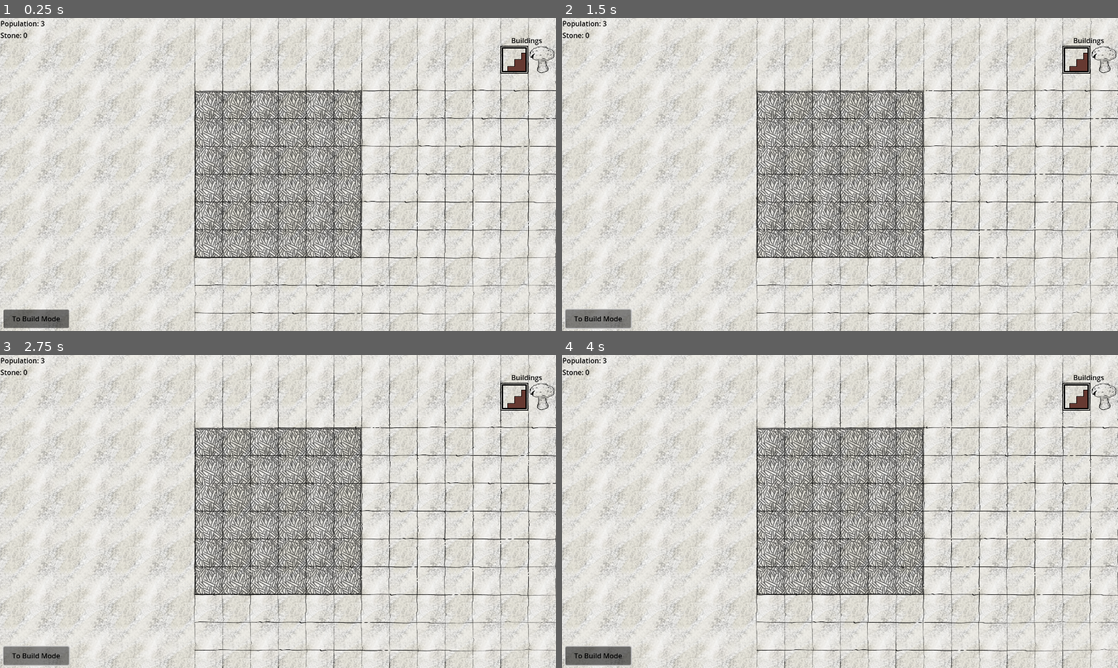
Above: before the commit, frames 1-4 (two rows, left to right).
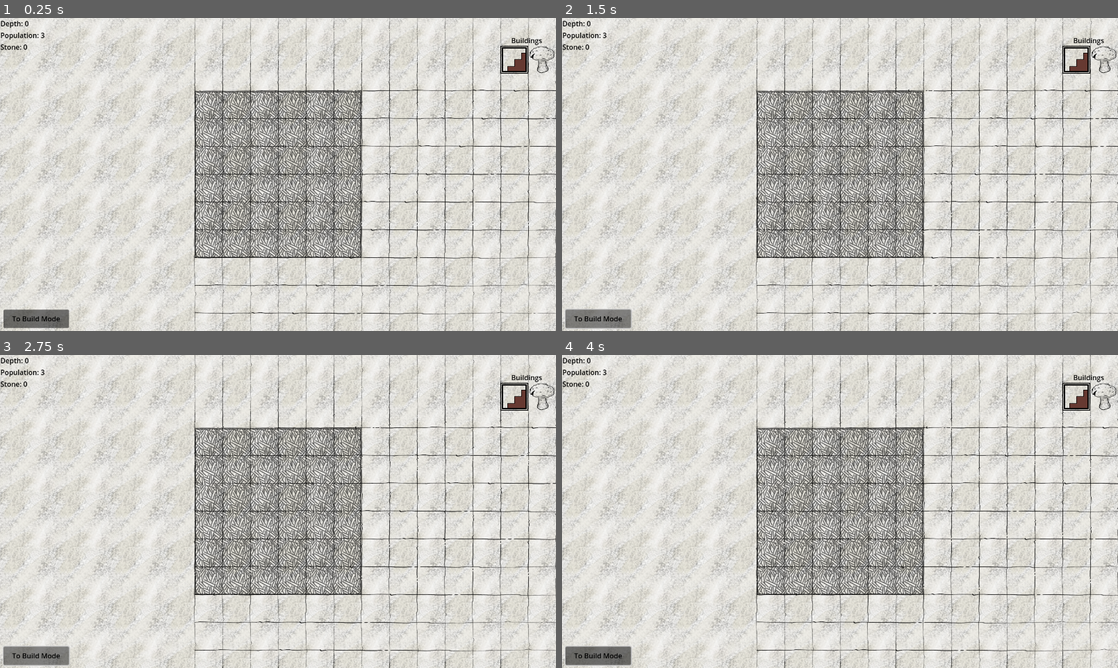
Above: after the commit, the same moments.

Repository: e-lain/MinesweeperDwarves
Game: Godot game, scene res://Main.tscn
Same seed, same stepped clock (60 frames per second), same inputs: the game is played once before the commit and once after it.
Inputs (mouse positions are in pixels of both pictures, inside the frame that each line leads up to):
- Up to frame 1 (0.25 s): no input
- Up to frame 2 (1.5 s): click "To Build Mode" at 0.5 s; click "To Build Mode" at 1.25 s
- Up to frame 3 (2.75 s): click "To Build Mode" at 2 s
- Up to frame 4 (4 s): move the mouse to (962, 495) at 2.77 s; press the mouse at (962, 495) at 2.78 s; move the mouse to (728, 527) at 3.52 s; release the mouse at (728, 527) at 3.53 s; click (728, 527) at 3.6 s

The runs differ from the first frame. In frame 1, 0.2% of the frame differs, in the area x 0-8%, y 0-11%; in frame 2, 0.2%; in frame 3, 0.2%; in frame 4, 0.2%.

Commit message:
Depth (game level) is now tracked on the UI. Depth increases by 1 each time you go down a floor

Diff:
--- a/Main.gd
+++ b/Main.gd
@@ -2,6 +2,7 @@
 
 var Board = preload("res://board.tscn")
 
+var depth = 0
 var population = 3
 var stone = 0
 var b
@@ -21,6 +22,7 @@
 func _process(delta):
 	get_node("UI/Resources/Population").text = "Population: %d" % [population]
 	get_node("UI/Resources/Stone").text = "Stone: %d" % [stone]
+	get_node("UI/Resources/Depth").text = "Depth: %d" % [depth]
 
 func build(building_name):
 	print("func build, building_name: ", building_name)
@@ -32,6 +34,7 @@
 
 func next_level():
 	print("MAIN SCENE RECEIVED NEXT LEVEL CALL")
+	depth += 1
 
 func _on_end_level_btn_pressed():
 	if b.build_mode == false:
--- a/Main.tscn
+++ b/Main.tscn
@@ -21,6 +21,10 @@
 layout_mode = 0
 offset_right = 160.0
 offset_bottom = 224.0
+
+[node name="Depth" type="Label" parent="UI/Resources"]
+layout_mode = 2
+text = "Depth: 0"
 
 [node name="Population" type="Label" parent="UI/Resources"]
 layout_mode = 2
